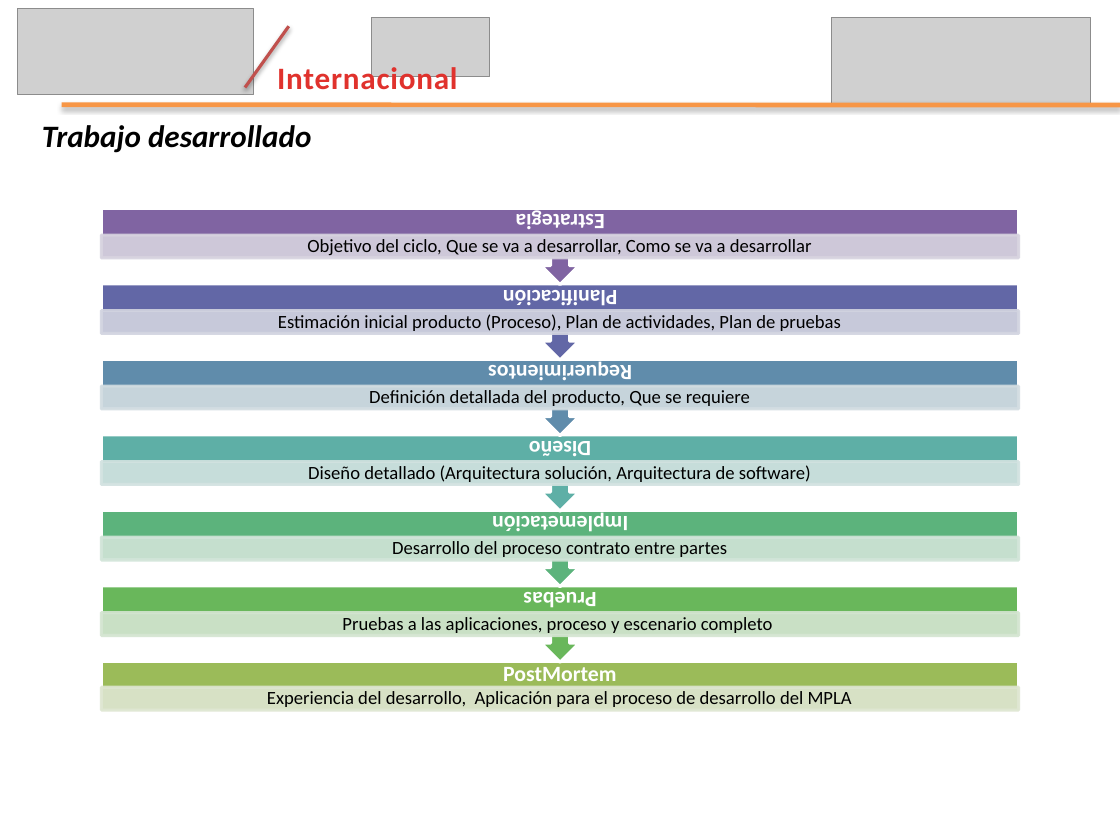
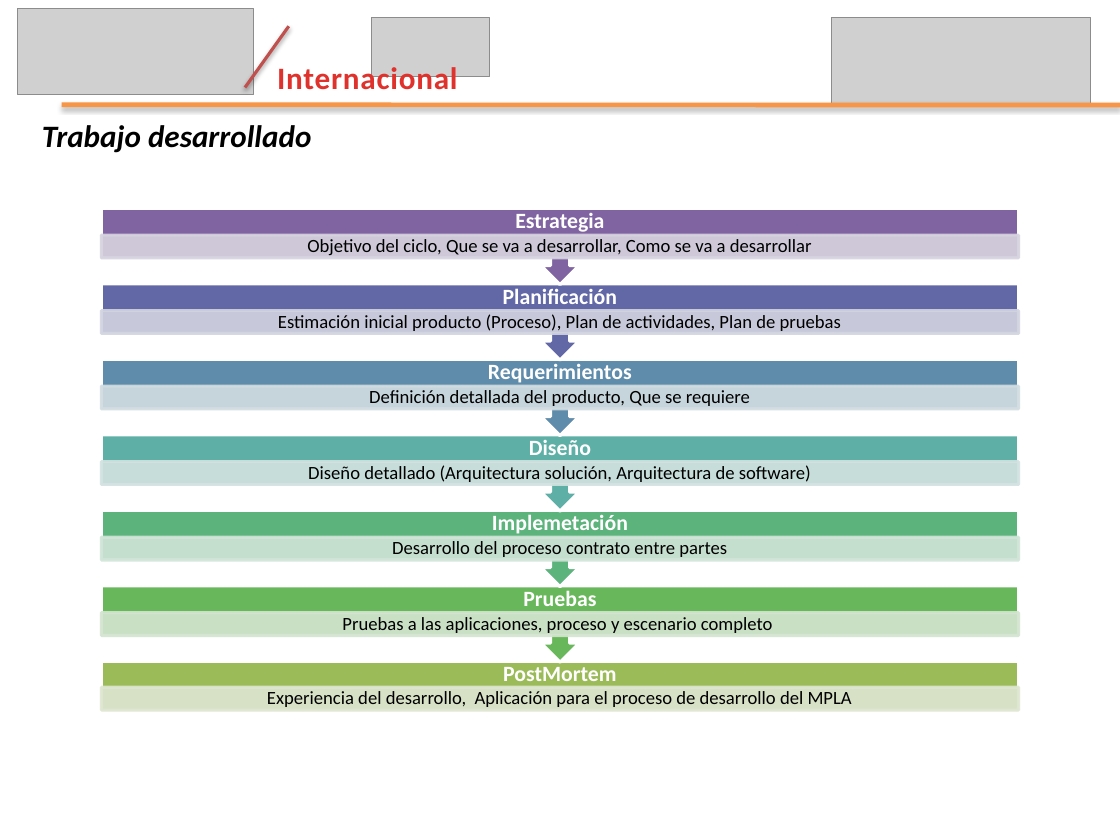
Before and after one commit to leseroth/ingenium-managment, a slide deck: slide 5 of CSOF5200 Proyecto 2/0727PresentacionIngenium.pptx. Drawn at 1120x840 pixels with LibreOffice and Linux fonts; fonts in the diff are those of the drawing; grey boxes stand for pictures. Boxes give left, top, right and bottom in pixels: in the first picture for what was removed or moved away, otherwise in the second. Text is boxed around its words. In the diff, an @@ line names an element or a change of style, - is before the commit and + after.

```diff
--- a/CSOF5200 Proyecto 2/0727PresentacionIngenium.pptx
+++ b/CSOF5200 Proyecto 2/0727PresentacionIngenium.pptx
@@ rotation 180 to 0 degrees in 6 elements at [492,512,628,537], [529,440,591,462], [488,364,632,386], [523,590,596,613], [503,288,617,311], [515,213,604,235] @@
```
Also in this commit, not shown: 10 other slides changed.
